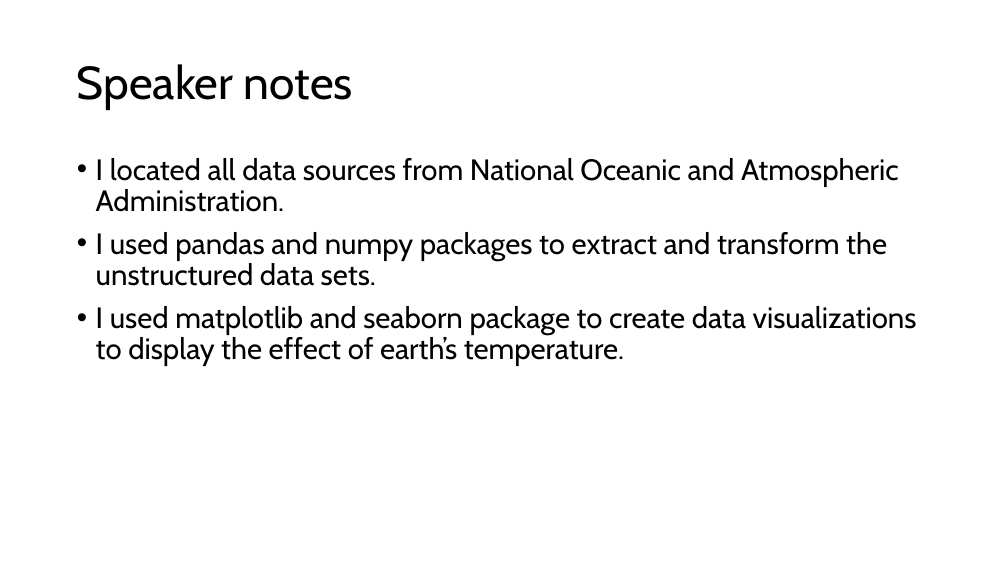
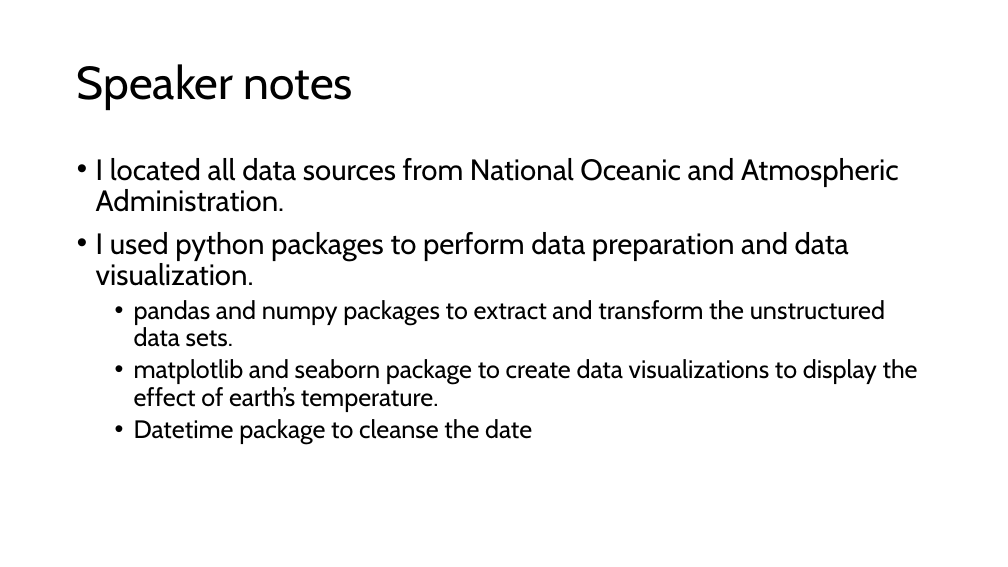
Before and after one commit to eddiexunyc/earth_temp_cyclone_data, a slide deck: slide 5 of DATA_608_Assignment_5_Eddie_Xu.pptx (slide 4 before the commit). Drawn at 1008x567 pixels with LibreOffice and Linux fonts; fonts in the diff are those of the drawing. Boxes give left, top, right and bottom in pixels: in the first picture for what was removed or moved away, otherwise in the second. Text is boxed around its words. In the diff, an @@ line names an element or a change of style, - is before the commit and + after.

```diff
--- a/DATA_608_Assignment_5_Eddie_Xu.pptx
+++ b/DATA_608_Assignment_5_Eddie_Xu.pptx
@@ text at (x1=96, y1=232, x2=918, y2=444): text changed; size 28 to 24 pt @@
-• I used pandas and numpy packages to extract and transform the unstructured data sets.
-• I used matplotlib and seaborn package to create data visualizations to display the effect of earth’s temperature.
+• I used python packages to perform data preparation and data visualization.
+  • pandas and numpy packages to extract and transform the unstructured data sets.
+  • matplotlib and seaborn package to create data visualizations to display the effect of earth’s temperature.
+  • Datetime package to cleanse the date
```
Also in this commit, not shown: 2 other slides changed, 2 slides added, 1 slide removed, 12 other files.
